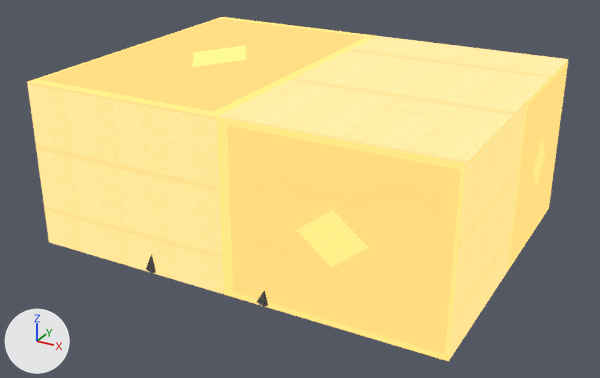
Before and after pictures for a commit that changed the glTF model packs/crystal-front/level.gltf.
Both versions are drawn from a 50 mm camera at (254.0, -390.0, 187.0) aimed at (71.0, -57.0, 20.0). Lighting does not change. The marker at lower left points along +X, +Y and +Z. The first picture is the older version. Objects named as collision shapes, trigger or cutter boxes, shadow casters or lower levels of detail are left out. Vertices at exactly the same position are counted once.

Before the edit, the objects in view are built like this:
```python
me_mesh_0 = bpy.data.meshes.new('Mesh_0')
me_mesh_0.from_pydata(...)  # 3197 vertices, 3824 faces; spans x -32.0..176.0, y -129.0..33.0, z -3.0..79.0
# faces by material slot: [2882, 942]
me_mesh_0.materials.append(mat_material_0)
me_mesh_0.materials.append(mat_material_1)
ob_scene_grid = bpy.data.objects.new('SCENE_GRID', me_mesh_0)
ob_scene_grid.location = (0.0, 0.0, 0.0)
```
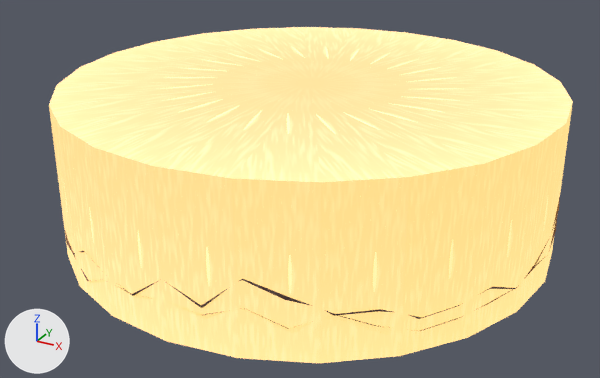
Where the change shows, as pixel boxes [x1, y1, x2, y2] in the pictures (600 x 378 px):
'SCENE_GRID', reshaped
    before: [27, 17, 568, 361]
    after: [49, 27, 573, 363]
part 1 of me_mesh_0, rebuilt
    before: [27, 17, 568, 361]
    after: [49, 27, 573, 363]
part 2 of me_mesh_0, deleted (mostly hidden)
    before: [146, 254, 268, 307]
part 3 of me_mesh_0, added (mostly hidden)
    after: [65, 197, 560, 331]

The change in detail:
me_mesh_0 is used by ob_scene_grid; location (0.0, 0.0, 0.0).
me_mesh_0 had 3197 vertices, 3824 faces and spanned x -32.0..176.0, y -129.0..33.0, z -3.0..79.0.
me_mesh_0 now has 2554 vertices, 4170 faces and spans x -49.0..193.0, y -169.0..73.0, z -3.0..73.0.
me_mesh_0 part 1: the loose piece of 8 vertices spanning x -32.0..176.0, y -128.0..32.0, z -3.0..79.0 is rebuilt with 49 vertices and now spans x -49.0..193.0, y -169.0..73.0, z -3.0..73.0.
me_mesh_0 part 2: 358 loose pieces with 1588 vertices, spanning x 12.0..130.0, y -129.0..31.0, z -2.0..42.0, are deleted.
me_mesh_0 part 3: 176 vertices added at x -49.0..193.0, y -169.0..73.0, z -2.0..33.0.
Other edits to the shape of me_mesh_0 do not show in these pictures.
